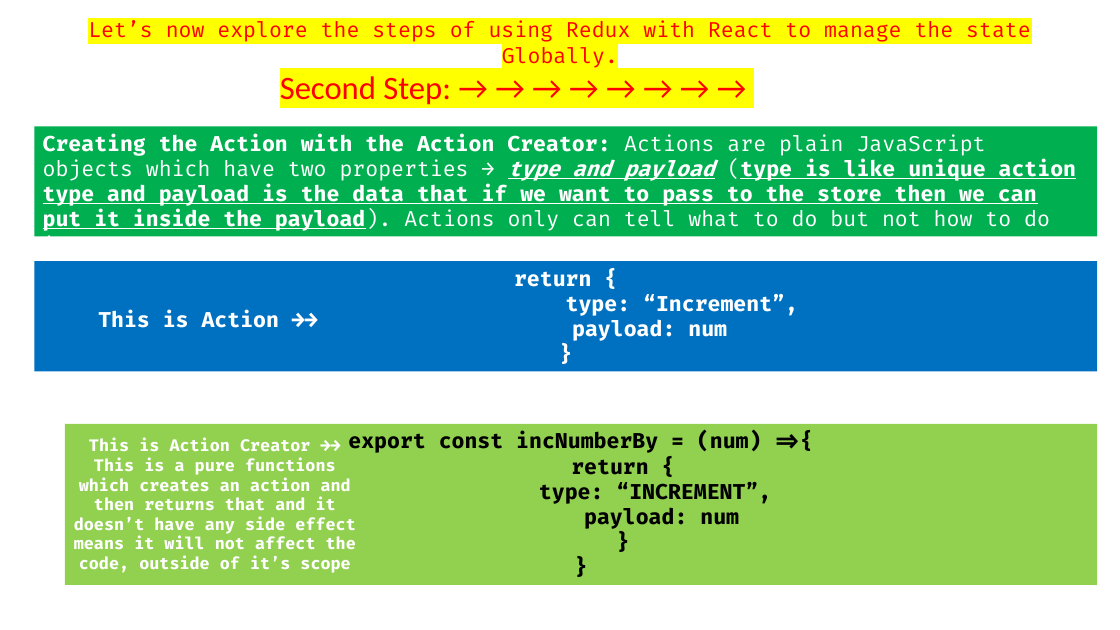
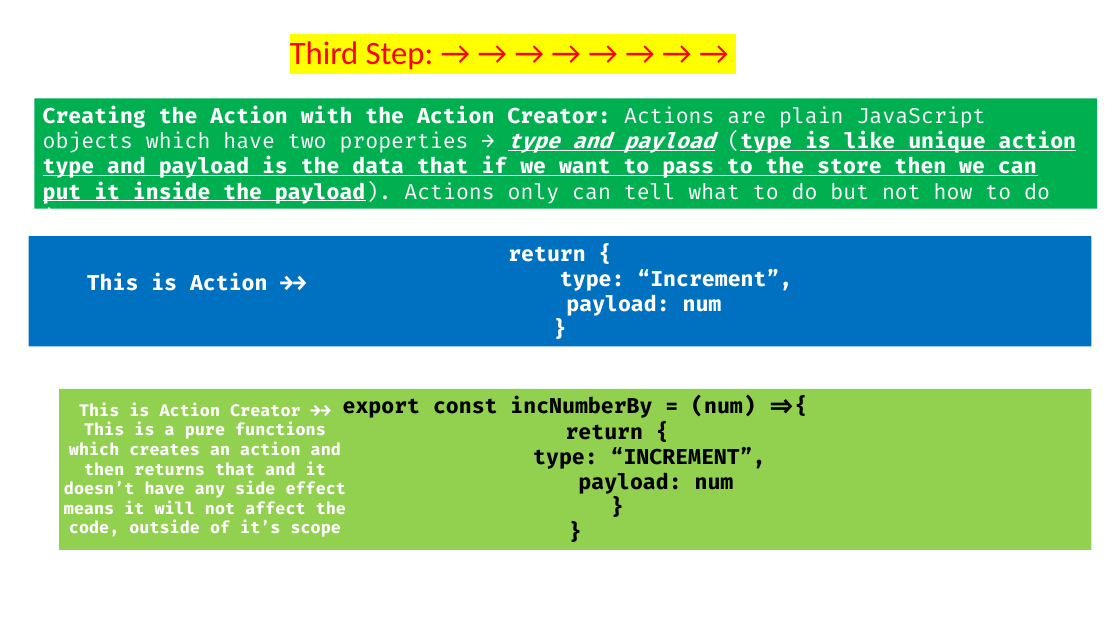
Before and after one commit to Arindam300695/My_Notes, a slide deck: slide 5 of React-Redux Tutorial.pptx (slide 4 before the commit). Drawn at 1120x630 pixels with LibreOffice and Linux fonts; fonts in the diff are those of the drawing. Boxes give left, top, right and bottom in pixels: in the first picture for what was removed or moved away, otherwise in the second. Text is boxed around its words. In the diff, an @@ line names an element or a change of style, - is before the commit and + after.

```diff
--- a/React-Redux Tutorial.pptx
+++ b/React-Redux Tutorial.pptx
@@ text removed at bbox=[88, 20, 1031, 42] @@
-Let’s now explore the steps of using Redux with React to manage the state Globally.
@@ text at bbox=[290, 41, 434, 70]: text changed @@
-Second Step: → → → → → → → →
+Third Step: → → → → → → → →
@@ rectangle "Creating the Action with the ...": place and size @@
-rectangle "Creating the Action with the ..." at bbox=[34, 126, 1097, 236]
+rectangle "Creating the Action with the ..." at bbox=[34, 98, 1097, 208]
@@ rectangle "return {": place and size @@
-rectangle "return {" at bbox=[34, 261, 1097, 371]
+rectangle "return {" at bbox=[29, 236, 1091, 346]
@@ text "This is Action →→": place and size @@
-text "This is Action →→" at bbox=[98, 311, 279, 328]
+text "This is Action →→" at bbox=[87, 273, 267, 291]
@@ rectangle "export const incNumberBy = (num) ...": place and size @@
-rectangle "export const incNumberBy = (num) ..." at bbox=[65, 424, 1097, 586]
+rectangle "export const incNumberBy = (num) ..." at bbox=[59, 389, 1091, 550]
@@ text "This is Action Creator →→" rewrapped from bbox=[63, 443, 356, 573] to bbox=[64, 403, 346, 537] @@
```
Also in this commit, not shown: 4 other slides changed, 1 slide added, 1 other file.
